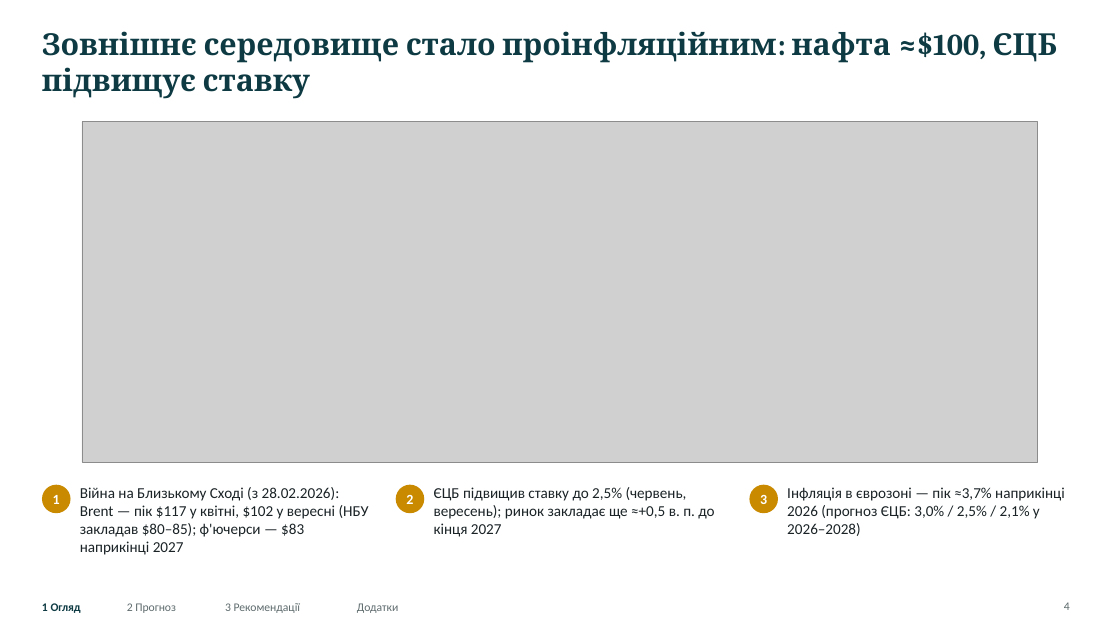
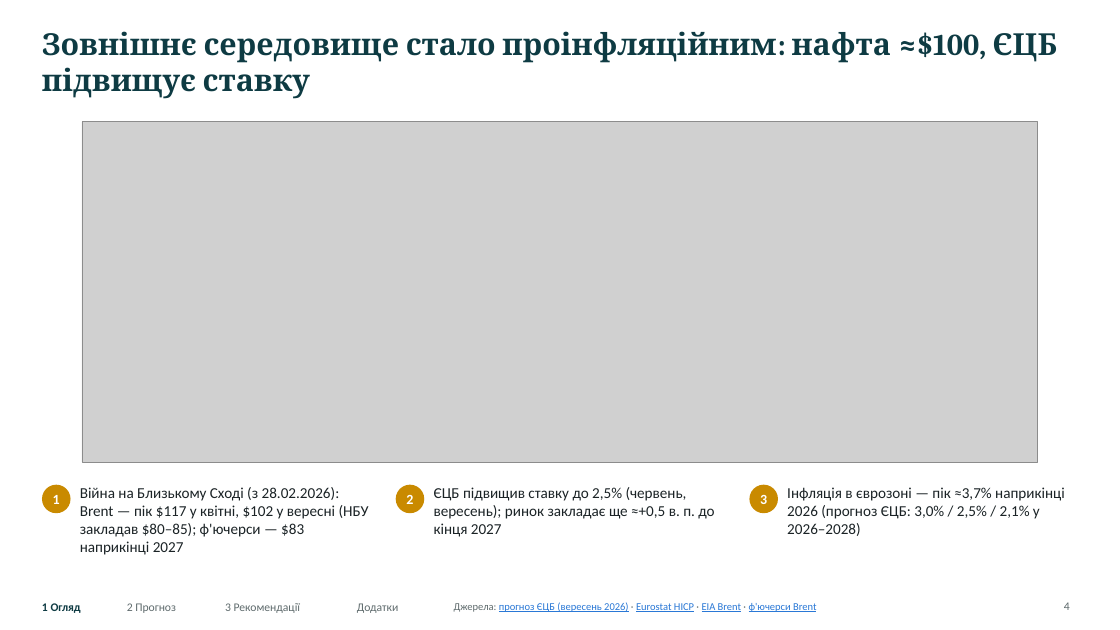
Before and after one commit to caplitt/nbu-challenge-2026, a slide deck: slide 4 of presentation/NBU_University_Challenge_2026.pptx. Drawn at 1120x630 pixels with LibreOffice and Linux fonts; fonts in the diff are those of the drawing; grey boxes stand for pictures. Boxes give left, top, right and bottom in pixels: in the first picture for what was removed or moved away, otherwise in the second. Text is boxed around its words. In the diff, an @@ line names an element or a change of style, - is before the commit and + after.

```diff
--- a/presentation/NBU_University_Challenge_2026.pptx
+++ b/presentation/NBU_University_Challenge_2026.pptx
@@ text added at (x1=454, y1=602, x2=816, y2=612), 9 pt, text #2A78D6, underline @@
+Джерела: прогноз ЄЦБ (вересень 2026) · Eurostat HICP · EIA Brent · ф'ючерси Brent
```
Also in this commit, not shown: 25 other slides changed, 13 other files.
